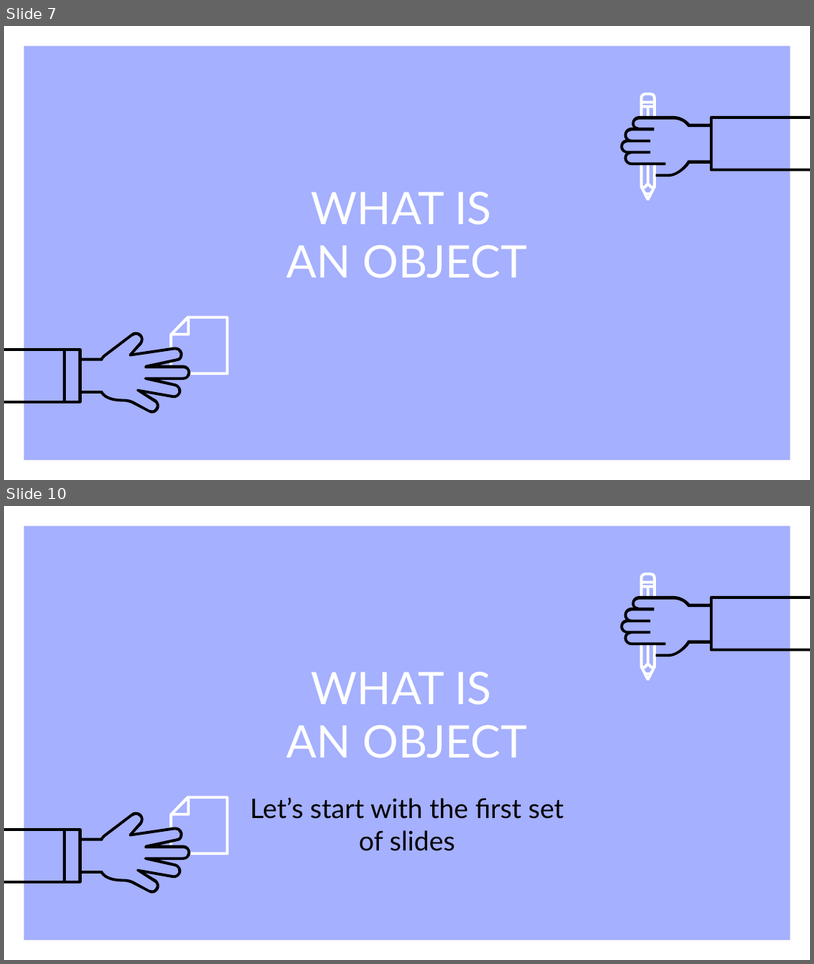
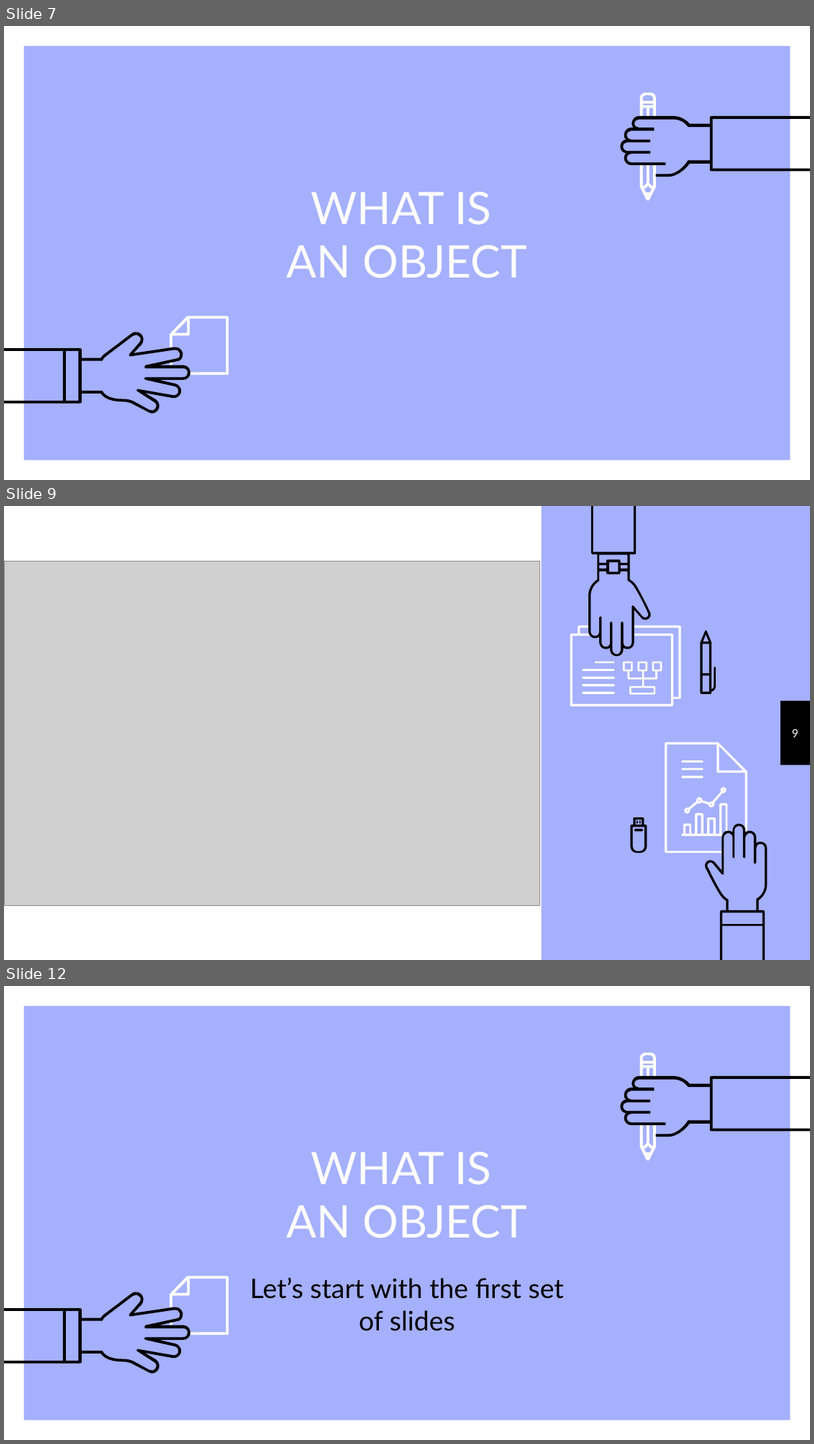
Before and after one commit to VoLeKhanhDuy/XDPM_HDT, a slide deck: chuong 4.pptx. Shown one above the other, each under a label of ours: slides 7 and 10 before the commit, slides 7, 9 and 12 after it; the slides between them are not shown. The pictures are 814x964 and 814x1444 pixels, drawn with LibreOffice and Linux fonts; fonts in the diff are those of the drawing; grey boxes stand for pictures. Boxes give left, top, right and bottom in pixels: in the first picture for what was removed or moved away, otherwise in the second. Text is boxed around its words. In the diff, an @@ line names an element or a change of style, - is before the commit and + after.

```diff
--- a/chuong 4.pptx
+++ b/chuong 4.pptx
@@ slide 9 added at bbox=[4, 506, 810, 960], background #A5B0FE @@
@@ rectangle added at bbox=[4, 506, 542, 959], fill #FFFFFF @@
@@ group added at bbox=[570, 506, 716, 706]: 9 freeform shapes @@
@@ picture added at bbox=[4, 561, 540, 905] @@
@@ rectangle added at bbox=[781, 701, 810, 766], fill #000000 @@
@@ page number added at bbox=[792, 728, 799, 737], 10 pt, text #FFFFFF @@
+9
@@ group added at bbox=[630, 742, 768, 960]: 11 freeform shapes @@
@@ what was slide 10 is now slide 12 @@
```
Also in this commit, not shown: 5 slides changed, 2 other slides added, 1 slide removed, 4 other files.
